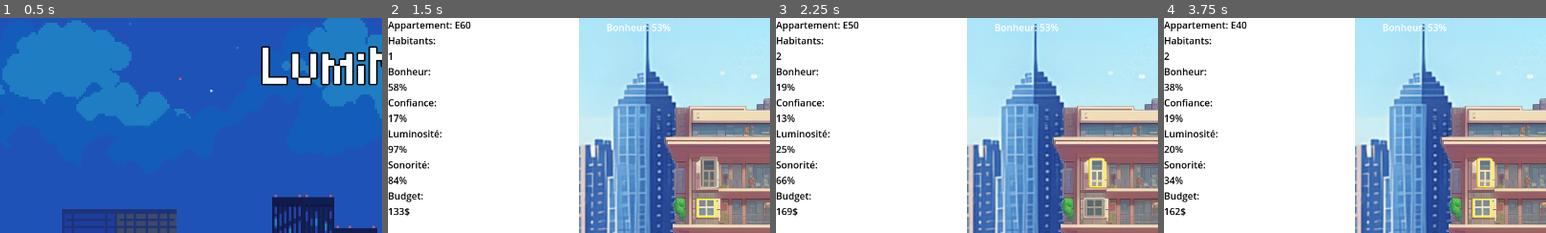
Above: before the commit, frames 1-4 (left to right).
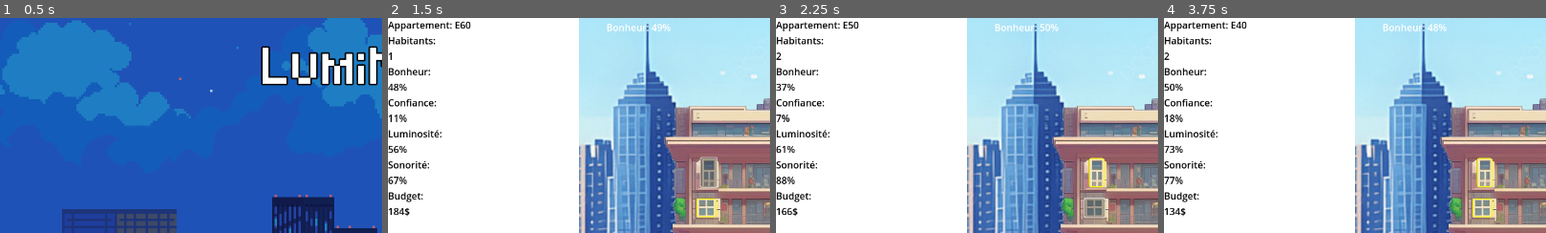
Above: after the commit, the same moments.

Repository: Ranger1986/jeuserieux
Game: Godot game, scene res://Scene/menu.tscn
Two runs of this game, one before a commit and one after it. Both use one fixed random seed, a clock stepped at 60 frames per second and the inputs below.
Inputs (mouse positions are % of the whole screen's width and height, from its top left):
- Up to frame 1 (0.5 s): no input
- Up to frame 2 (1.5 s): click "Jouer" at 0.5 s; click (42, 36) at 1.25 s
- Up to frame 3 (2.25 s): click (42, 44) at 2 s
- Up to frame 4 (3.75 s): click (57, 43) at 2.75 s; click (42, 54) at 3.5 s
The pictures show only the part of the screen within x 0-50%, y 0-50%; the shares and areas given below are measured in that part.

Frame 1 is identical in both runs. In frame 2, 0.3% of the frame differs, in the area x 0-72%, y 2-92%; in frame 3, 0.3%, in the area x 0-72%, y 3-92%; in frame 4, 0.3%.

Commit message:
feat: bonheur global et changement dynamique du bonheur

Diff:
--- a/Scripts/foyer.gd
+++ b/Scripts/foyer.gd
@@ -1,16 +1,18 @@
 class_name Foyer
 extends Button
 
+static var liste_foyer : Array
+const BESOIN_CEIL = 80
+const BESOIN_FLOOR = 60
 var etage
 var numero
-static var liste_foyer : Array
 var label : Label
 
 var habitant
-var bonheur
+var bonheur : float
 var confiance
-var luminosite
-var son
+var luminosite : float
+var son : float
 var budget
 
 var items: Array
@@ -19,14 +21,25 @@
 # Called when the node enters the scene tree for the first time.
 func _ready() -> void:
 	habitant = 1 + randi() % 2  # Random between 1 and 3
-	bonheur = randi() % 101  # Random between 0 and 100
+	bonheur = 50 # randi() % 101  # Random between 0 and 100
 	confiance = randi() % 21   # Random between 0 and 20
-	luminosite = randi() % 101 # Random between 0 and 100
-	son = randi() % 101  # Random between 0 and 100
+	luminosite = 50 + randi() % 41 # Random between 0 and 100
+	son = 50 + randi() % 41  # Random between 0 and 100
 	budget = 100 + randi() % 101
 	pressed.connect(self._button_pressed)
 	liste_foyer.append(self)
-
+func _process(delta: float) -> void:
+	var besoin_facteur = 0
+	if luminosite<BESOIN_FLOOR:
+		besoin_facteur-=BESOIN_FLOOR-luminosite
+	if luminosite>BESOIN_CEIL:
+		besoin_facteur+=luminosite-BESOIN_CEIL
+	if son<BESOIN_FLOOR:
+		besoin_facteur-=BESOIN_FLOOR-luminosite
+	if son>BESOIN_CEIL:
+		besoin_facteur+=luminosite-BESOIN_CEIL
+	bonheur+=bonheur*besoin_facteur/100*delta
+	bonheur = max(min(bonheur,100),0)
 func _button_pressed():
 	Foyer.set_cible(self)
 	display_info()
@@ -34,7 +47,7 @@
 func display_info():
 	label.text = "Appartement: " + name + "\n"
 	label.text += "Habitants:\n" + str(habitant) + "\n"
-	label.text += "Bonheur:\n" + str(bonheur) + "%\n"
+	label.text += "Bonheur:\n" + str(int(bonheur)) + "%\n"
 	label.text += "Confiance:\n" + str(confiance) + "%\n"
 	label.text += "Luminosité:\n" + str(luminosite) + "%\n"
 	label.text += "Sonorité:\n" + str(son) + "%\n"
@@ -51,8 +64,8 @@
 	budget += amount
 
 static func get_bonheur_moyen()->int:
-	var moyenne : int = 0
+	var moyenne : float = 0
 	for foyer : Foyer in liste_foyer:
 		moyenne+=foyer.bonheur
 	moyenne/=liste_foyer.size()
-	return moyenne
+	return int(moyenne)
